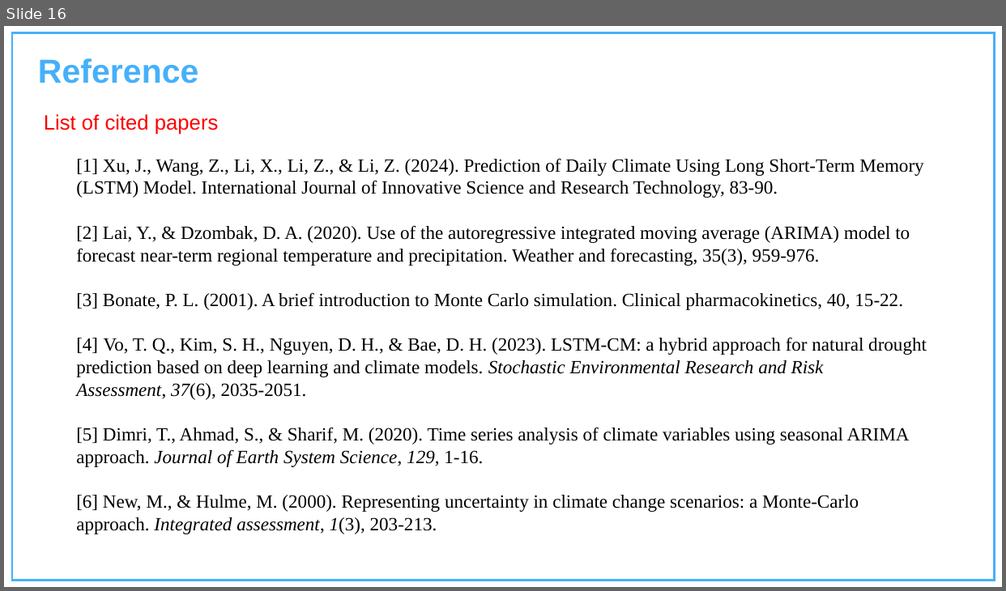
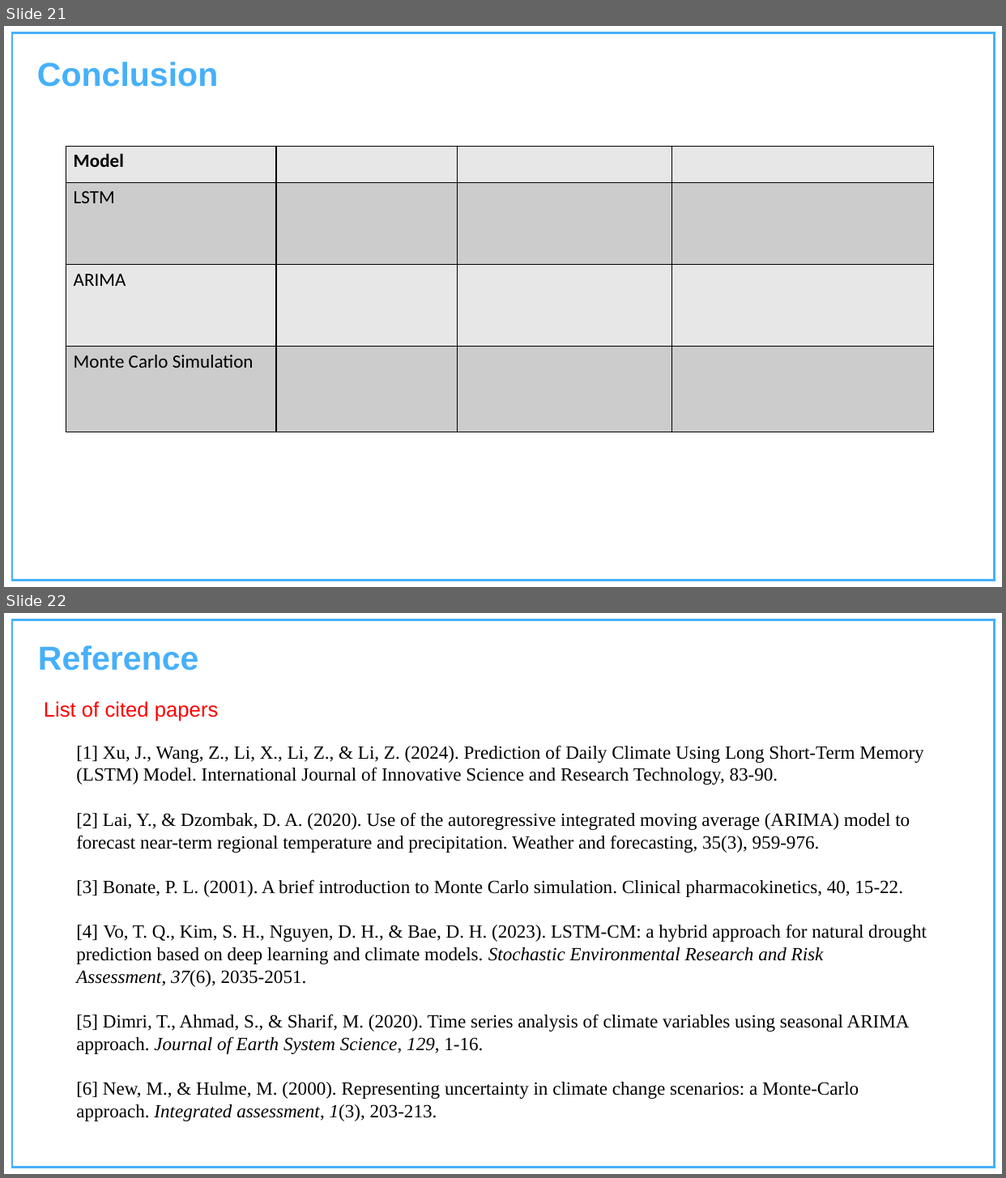
Before and after one commit to Charu-2718/AdaptiPlan, a slide deck: Project Presentation Template.pptx. Shown one above the other, each under a label of ours: slide 16 before the commit, slides 21 and 22 after it. The pictures are 1006x591 and 1006x1178 pixels, drawn with LibreOffice and Linux fonts; fonts in the diff are those of the drawing; background and template pictures are left out. Boxes give left, top, right and bottom in pixels: in the first picture for what was removed or moved away, otherwise in the second. Text is boxed around its words. In the diff, an @@ line names an element or a change of style, - is before the commit and + after.

```diff
--- a/Project Presentation Template.pptx
+++ b/Project Presentation Template.pptx
@@ slide 21 added at bbox=[4, 26, 1002, 587], background #FFFFFF; not listed: 1 template element that a slide beside it also shows @@
@@ text added at bbox=[37, 62, 218, 87], 32 pt, text #46B0FA, bold @@
+Conclusion
@@ table added at bbox=[66, 146, 935, 433], 4 rows, 4 columns @@
+Model |  |  | 
+LSTM |  |  | 
+ARIMA |  |  | 
+Monte Carlo Simulation |  |  | 
@@ what was slide 16 is now slide 22 @@
```
Also in this commit, not shown: 1 slide changed, 5 other slides added.
